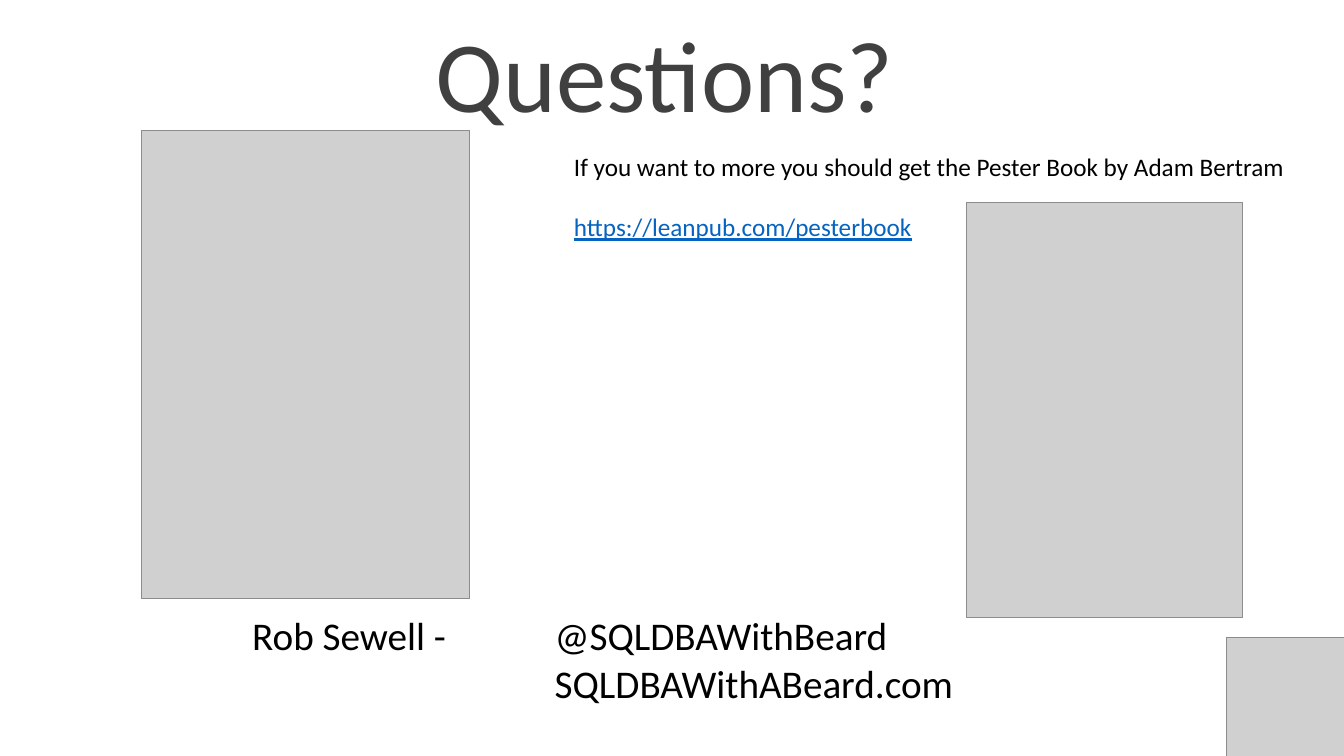
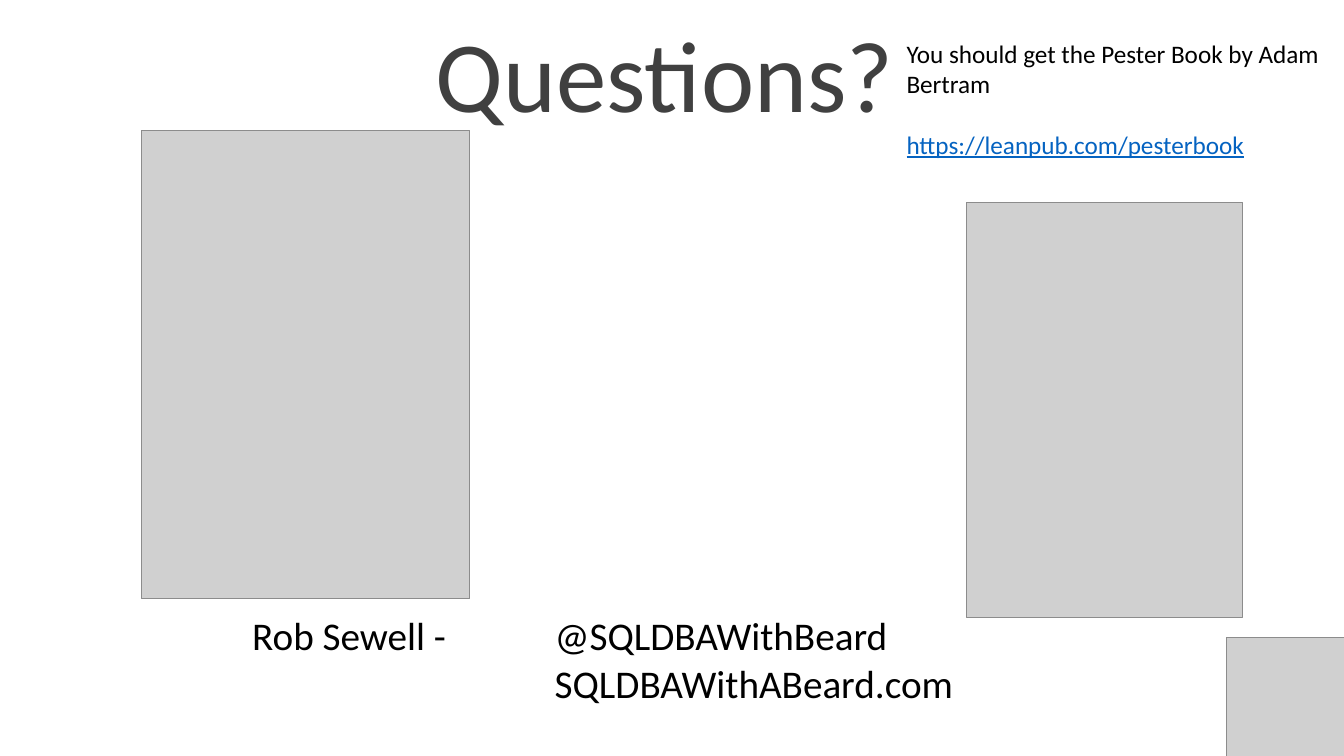
Before and after one commit to SQLDBAWithABeard/Presentations, a slide deck: slide 10 of TUGAIT 2017 - Pester/TUGAIT 2017 - Introduction to Pester.pptx. Drawn at 1344x756 pixels with LibreOffice and Linux fonts; fonts in the diff are those of the drawing; grey boxes stand for pictures; background and template pictures are left out. Boxes give left, top, right and bottom in pixels: in the first picture for what was removed or moved away, otherwise in the second. Text is boxed around its words. In the diff, an @@ line names an element or a change of style, - is before the commit and + after.

```diff
--- a/TUGAIT 2017 - Pester/TUGAIT 2017 - Introduction to Pester.pptx
+++ b/TUGAIT 2017 - Pester/TUGAIT 2017 - Introduction to Pester.pptx
@@ text "You should get the Pester ...": place and size @@
-text "You should get the Pester ..." at (574,158,1284,241)
+text "You should get the Pester ..." at (907,45,1319,158)
@@ text at (907,45,1319,94): text changed @@
-If you want to more you should get the Pester Book by Adam Bertram
+You should get the Pester Book by Adam Bertram
```
Also in this commit, not shown: 1 other file.
